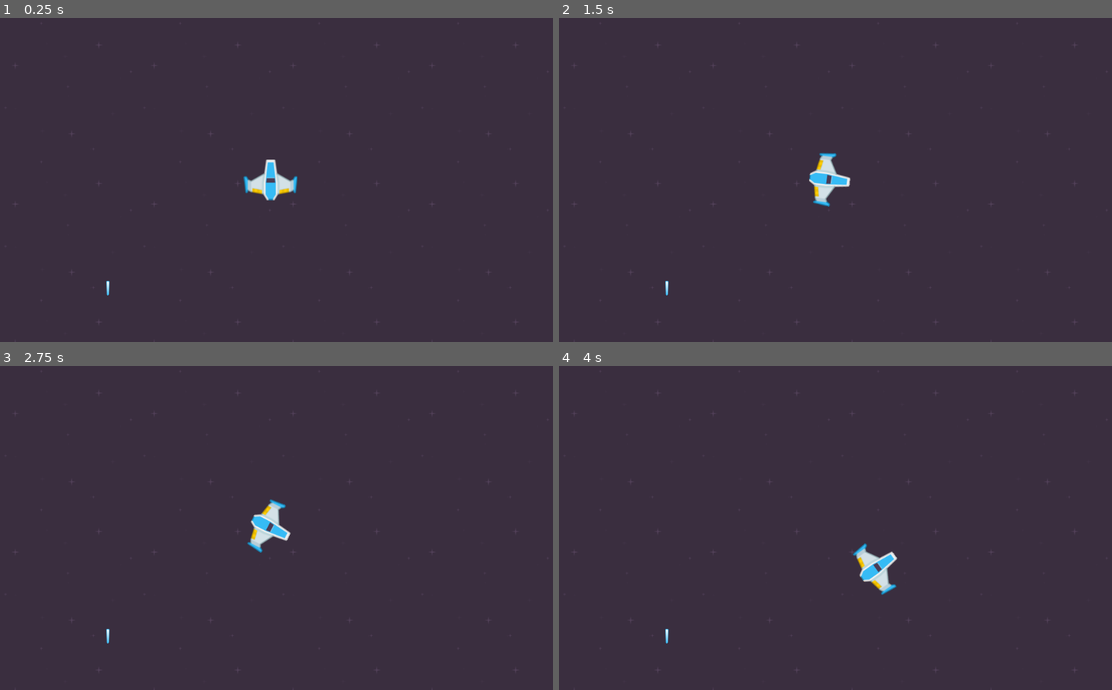
Above: before the commit, frames 1-4 (two rows, left to right).
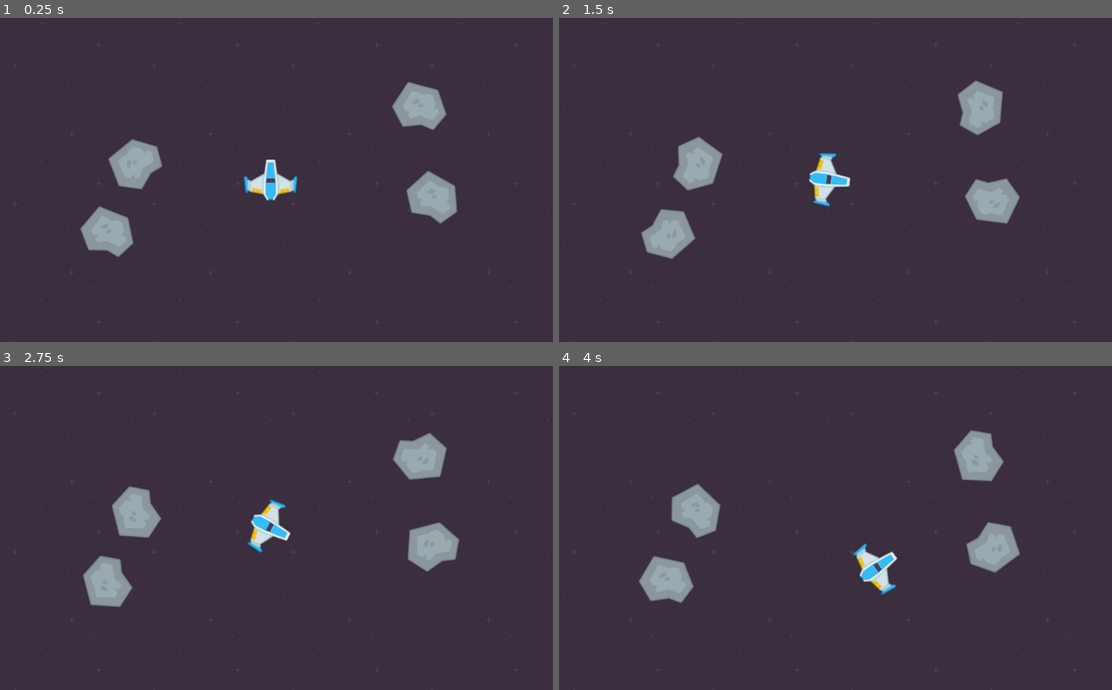
Above: after the commit, the same moments.

Repository: 3deric/GodotAsteroids
Game: Godot game, scene res://Scene/Asteroids.tscn
The game is run twice, just before and just after one commit, with the same random seed, the same clock (stepped at 60 frames per second) and the same inputs. Before the commit the project starts from res://Asteroids.tscn.
Inputs:
- Up to frame 1 (0.25 s): no input
- Up to frame 2 (1.5 s): hold Right (MovementRight) 0.53-1.28 s; hold Left (MovementLeft) from 1.28 s (still down)
- Up to frame 3 (2.75 s): release Left (MovementLeft) at 2.03 s; hold Right (MovementRight) from 2.03 s (still down)
- Up to frame 4 (4 s): release Right (MovementRight) at 2.78 s; hold Up (MovementAccelerate) 2.78-3.53 s; hold Left (MovementLeft) from 3.53 s (still down)

The runs differ from the first frame. In frame 1, 4.1% of the frame differs, in the area x 14-83%, y 19-86%; in frame 2, 4.1%, in the area x 14-84%, y 19-86%; in frame 3, 4.1%; in frame 4, 4.1%.

Commit message:
Added asteroids sprite, created prefabs for projectile and asteroids

Diff:
--- /dev/null
+++ b/Prefabs/Asteroid.tscn
@@ -0,0 +1,17 @@
+[gd_scene load_steps=4 format=2]
+
+[ext_resource path="res://Scripts/Asteroids.gd" type="Script" id=1]
+[ext_resource path="res://Sprites/meteorGrey_big1.png" type="Texture" id=2]
+
+[sub_resource type="CircleShape2D" id=2]
+radius = 50.0
+
+[node name="Asteroid" type="RigidBody2D"]
+mass = 10.0
+script = ExtResource( 1 )
+
+[node name="CollisionShape2D" type="CollisionShape2D" parent="."]
+shape = SubResource( 2 )
+
+[node name="Sprite" type="Sprite" parent="."]
+texture = ExtResource( 2 )
--- /dev/null
+++ b/Prefabs/Projectile.tscn
@@ -0,0 +1,16 @@
+[gd_scene load_steps=4 format=2]
+
+[ext_resource path="res://Sprites/laserBlue16.png" type="Texture" id=1]
+[ext_resource path="res://Scripts/Projectile.gd" type="Script" id=2]
+
+[sub_resource type="CapsuleShape2D" id=2]
+
+[node name="Projectile" type="RigidBody2D"]
+script = ExtResource( 2 )
+
+[node name="Sprite" type="Sprite" parent="."]
+scale = Vector2( 0.5, 0.5 )
+texture = ExtResource( 1 )
+
+[node name="CollisionShape2D" type="CollisionShape2D" parent="."]
+shape = SubResource( 2 )
--- a/Asteroids.tscn
+++ b/Scene/Asteroids.tscn
@@ -1,15 +1,13 @@
-[gd_scene load_steps=8 format=2]
+[gd_scene load_steps=7 format=2]
 
 [ext_resource path="res://Scripts/PlayerRigidbody.gd" type="Script" id=1]
-[ext_resource path="res://Sprites/playerShip1_blue.png" type="Texture" id=2]
+[ext_resource path="res://Sprites/fire10.png" type="Texture" id=2]
 [ext_resource path="res://Sprites/darkPurple.png" type="Texture" id=3]
-[ext_resource path="res://Sprites/fire10.png" type="Texture" id=4]
-[ext_resource path="res://Sprites/laserBlue16.png" type="Texture" id=5]
+[ext_resource path="res://Sprites/playerShip1_blue.png" type="Texture" id=4]
+[ext_resource path="res://Prefabs/Asteroid.tscn" type="PackedScene" id=5]
 
 [sub_resource type="CircleShape2D" id=1]
 radius = 49.0102
-
-[sub_resource type="CapsuleShape2D" id=2]
 
 [node name="Scene" type="Node2D"]
 
@@ -30,20 +28,22 @@
 shape = SubResource( 1 )
 
 [node name="PlayerShip" type="Sprite" parent="Player"]
-texture = ExtResource( 2 )
+texture = ExtResource( 4 )
 
 [node name="Exhaust" type="Sprite" parent="Player"]
 position = Vector2( 1, 37 )
-texture = ExtResource( 4 )
+texture = ExtResource( 2 )
 centered = false
 offset = Vector2( -8, 0 )
 
-[node name="Projectile" type="RigidBody2D" parent="."]
-position = Vector2( 200, 500 )
+[node name="Asteroid" parent="." instance=ExtResource( 5 )]
+position = Vector2( 253, 272 )
 
-[node name="Sprite" type="Sprite" parent="Projectile"]
-scale = Vector2( 0.5, 0.5 )
-texture = ExtResource( 5 )
+[node name="Asteroid2" parent="." instance=ExtResource( 5 )]
+position = Vector2( 775, 168 )
 
-[node name="CollisionShape2D" type="CollisionShape2D" parent="Projectile"]
-shape = SubResource( 2 )
+[node name="Asteroid3" parent="." instance=ExtResource( 5 )]
+position = Vector2( 200, 400 )
+
+[node name="Asteroid4" parent="." instance=ExtResource( 5 )]
+position = Vector2( 799, 336 )
--- /dev/null
+++ b/Scripts/Asteroids.gd
@@ -0,0 +1,9 @@
+extends RigidBody2D
+
+export var maxAngularVel = 3.0
+#xport var (sprite) sprites
+
+func _ready():
+	angular_damp = 0.0
+	angular_velocity = rand_range(-maxAngularVel, maxAngularVel)
+	set_process(true)
--- /dev/null
+++ b/Scripts/Projectile.gd
@@ -0,0 +1,18 @@
+extends RigidBody2D
+
+
+# Declare member variables here. Examples:
+# var a = 2
+# var b = "text"
+
+
+# Called when the node enters the scene tree for the first time.
+func _ready():
+	linear_velocity = Vector2(0.0, -100.0)
+	set_process(true)
+	pass # Replace with function body.
+
+
+# Called every frame. 'delta' is the elapsed time since the previous frame.
+#func _process(delta):
+#	pass
--- a/project.godot
+++ b/project.godot
@@ -11,7 +11,7 @@
 [application]
 
 config/name="GodotAsteroids"
-run/main_scene="res://Asteroids.tscn"
+run/main_scene="res://Scene/Asteroids.tscn"
 config/icon="res://icon.png"
 
 [input]
Binary file added: Sprites/meteorGrey_big1.png
Not shown, added: Sprites/meteorGrey_big1.png.import
Binary file added: Sprites/meteorGrey_big2.png
Not shown, added: Sprites/meteorGrey_big2.png.import
Binary file added: Sprites/meteorGrey_big3.png
Not shown, added: Sprites/meteorGrey_big3.png.import
Binary file added: Sprites/meteorGrey_big4.png
Not shown, added: Sprites/meteorGrey_big4.png.import
Binary file changed: godot_asteroids.png
